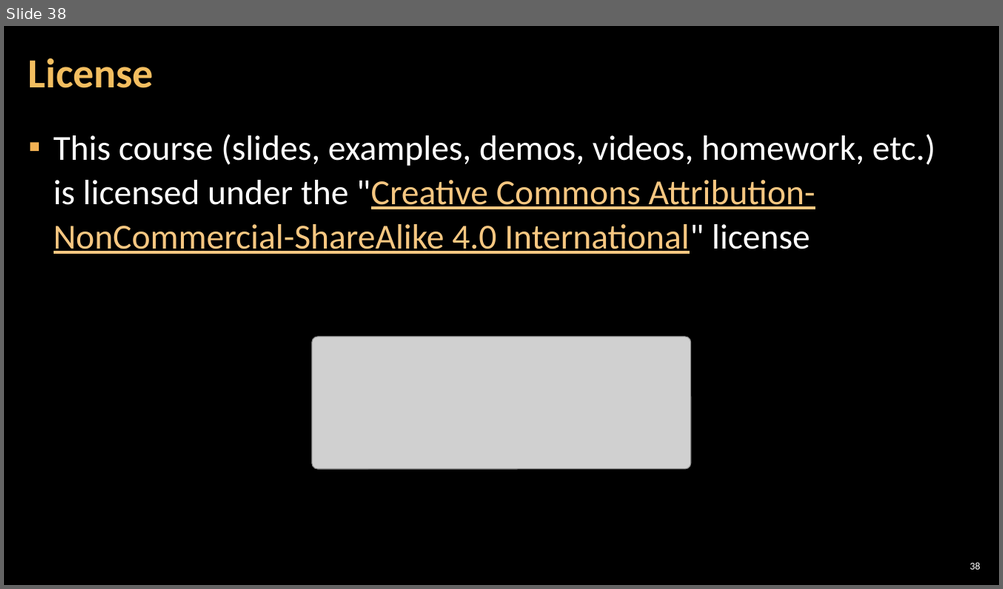
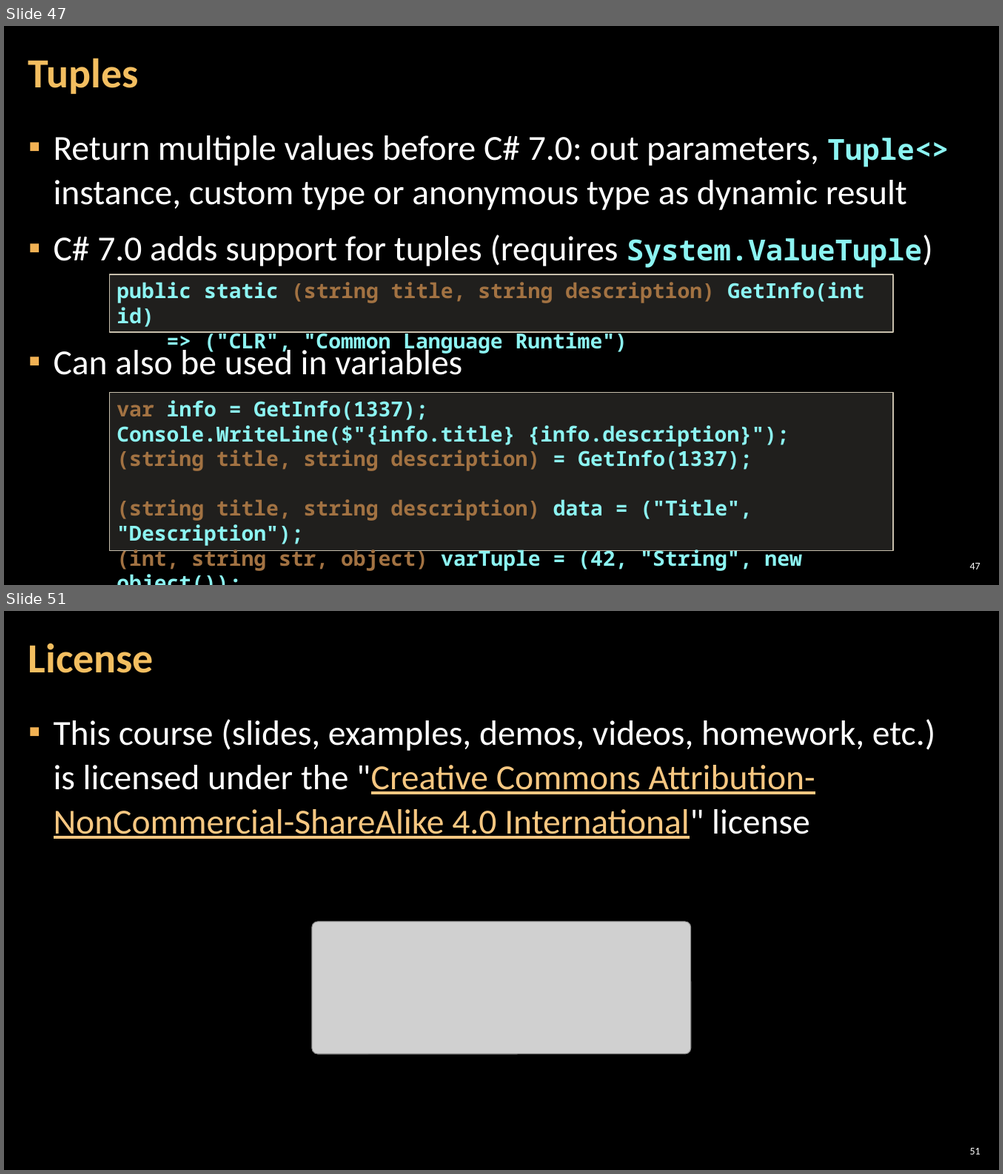
Before and after one commit to NikolayIT/CSharp-New-Features, a slide deck: docs/What is new in CSharp 6.0 and 7.0.pptx. Shown one above the other, each under a label of ours: slide 38 before the commit, slides 47 and 51 after it; the slides between them are not shown. The pictures are 1003x589 and 1003x1174 pixels, drawn with LibreOffice and Linux fonts; fonts in the diff are those of the drawing; grey boxes stand for pictures; background and template pictures are left out. Boxes give left, top, right and bottom in pixels: in the first picture for what was removed or moved away, otherwise in the second. Text is boxed around its words. In the diff, an @@ line names an element or a change of style, - is before the commit and + after.

```diff
--- a/docs/What is new in CSharp 6.0 and 7.0.pptx
+++ b/docs/What is new in CSharp 6.0 and 7.0.pptx
@@ slide 47 added at (x1=4, y1=26, x2=999, y2=585), background picture (left out) @@
@@ title added at (x1=28, y1=58, x2=139, y2=94), 40 pt, text #F3BE60, bold @@
+Tuples
@@ text added at (x1=54, y1=136, x2=948, y2=375), 34 pt, text #FFFFFF @@
+▪ Return multiple values before C# 7.0: out parameters, Tuple<> instance, custom type or anonymous type as dynamic result
+▪ C# 7.0 adds support for tuples (requires System.ValueTuple)
+▪ Can also be used in variables
@@ rectangle added at (x1=109, y1=275, x2=893, y2=332), fill #D9D5C7 at 15% opacity, outline #C7BFAC 1 pt, 20 pt, text #8CF4F2, bold @@
+public static (string title, string description) GetInfo(int id)
+=> ("CLR", "Common Language Runtime")
@@ rectangle added at (x1=109, y1=393, x2=893, y2=551), fill #D9D5C7 at 15% opacity, outline #C7BFAC 1 pt, 20 pt, text #8CF4F2, bold @@
+var info = GetInfo(1337);
+Console.WriteLine($"{info.title} {info.description}");
+(string title, string description) = GetInfo(1337);
+(string title, string description) data = ("Title", "Description");
+(int, string str, object) varTuple = (42, "String", new object());
@@ page number added at (x1=970, y1=563, x2=980, y2=570), 10 pt, text #FFFFFF @@
+47
@@ what was slide 38 is now slide 51 @@
@@ page number at (x1=970, y1=1148, x2=980, y2=1155): text changed @@
-38
+51
```
Also in this commit, not shown: 8 slides changed, 19 other slides added, 7 slides removed.
